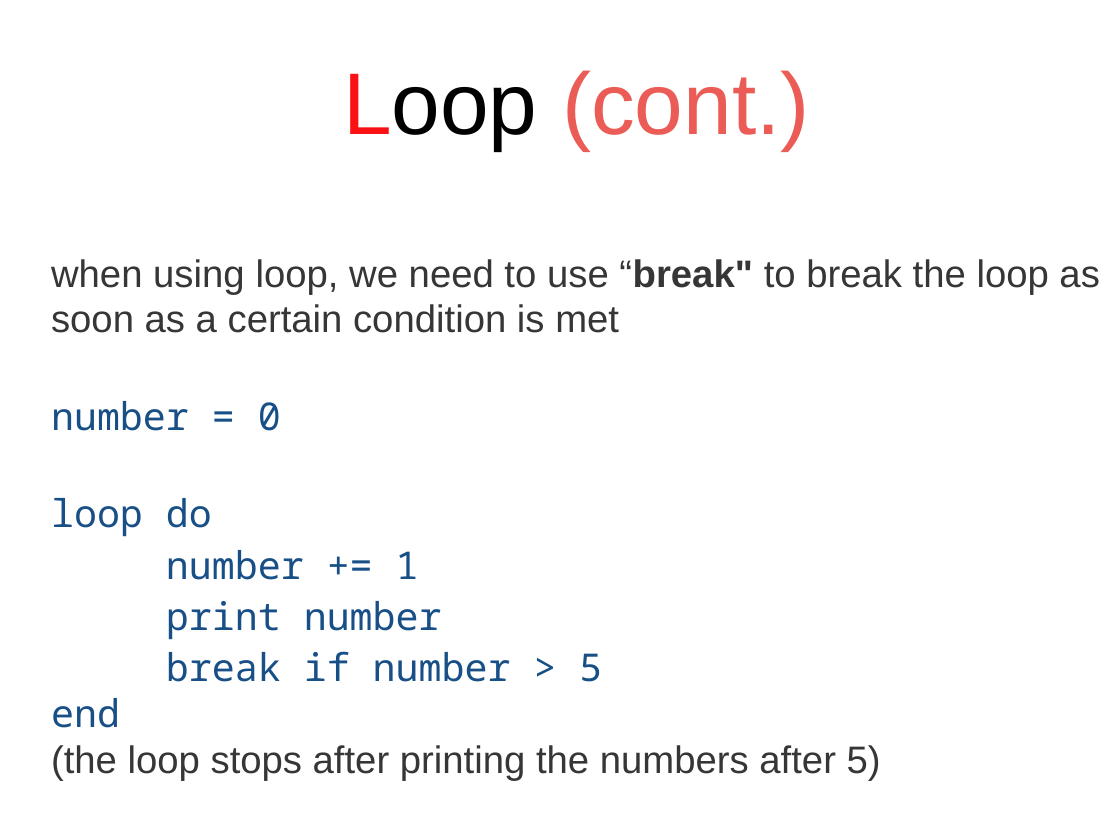
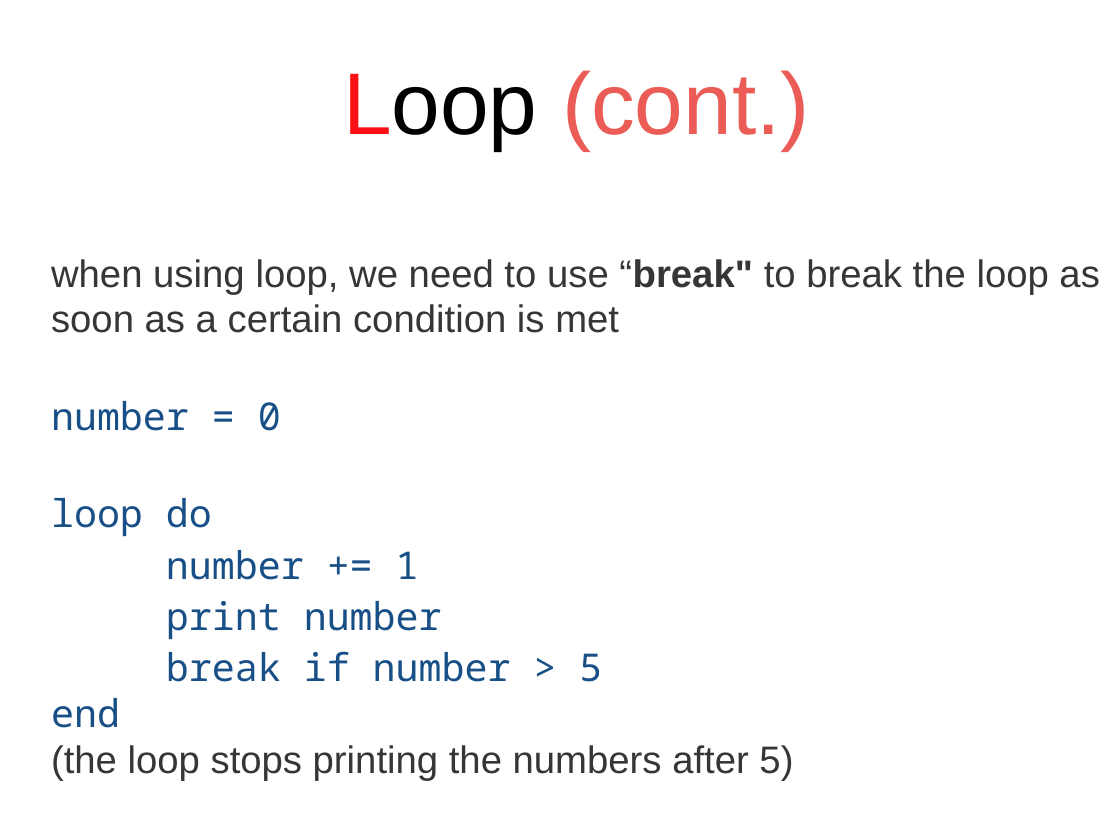
Before and after one commit to stephlaf/P4E, a slide deck: slide 7 of Presentations/Presentations Power Point/03_Looping.pptx. Drawn at 1120x840 pixels with LibreOffice and Linux fonts; fonts in the diff are those of the drawing. Boxes give left, top, right and bottom in pixels: in the first picture for what was removed or moved away, otherwise in the second. Text is boxed around its words. In the diff, an @@ line names an element or a change of style, - is before the commit and + after.

```diff
--- a/Presentations/Presentations Power Point/03_Looping.pptx
+++ b/Presentations/Presentations Power Point/03_Looping.pptx
@@ text at <box>51,745,793,781</box>: text changed @@
-(the loop stops after printing the numbers after 5)
+(the loop stops printing the numbers after 5)
```
Also in this commit, not shown: 1 other file.
